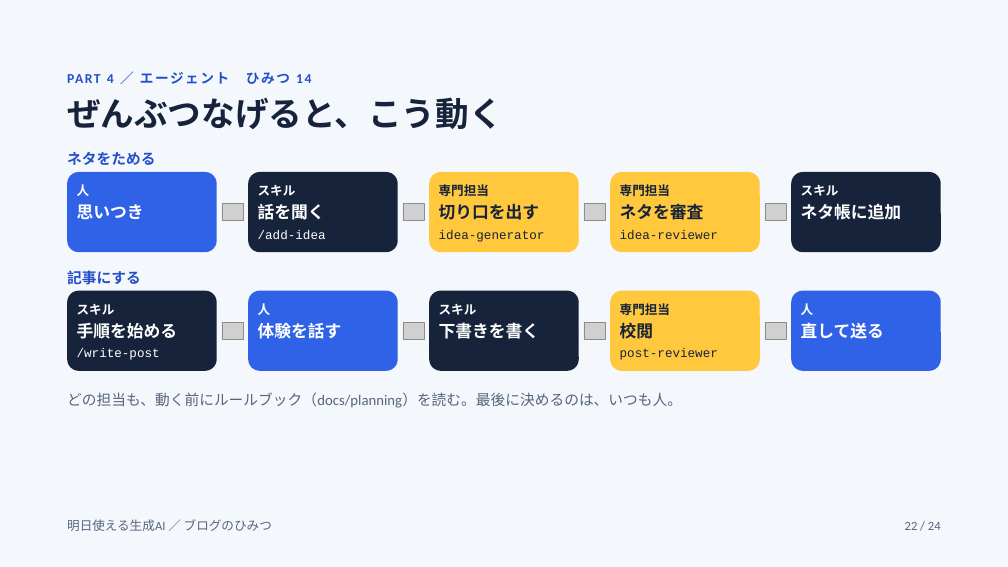
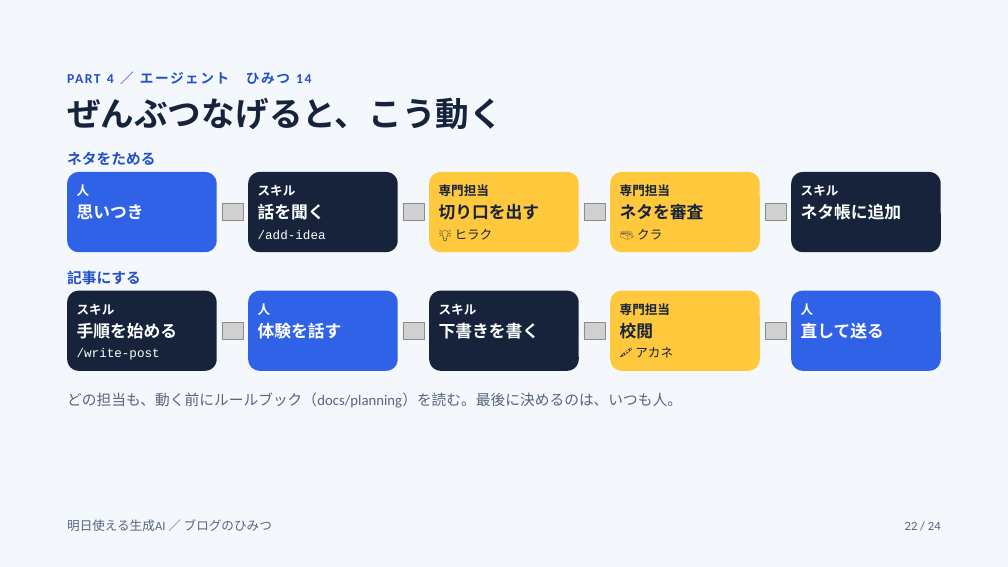
Before and after one commit to raindrop-aqua/blog-ap-sys, a slide deck: slide 22 of docs/reference/blog-secrets-slides/export/ブログのひみつ（仕組みと運営）.pptx. Drawn at 1008x567 pixels with LibreOffice and Linux fonts; fonts in the diff are those of the drawing; grey boxes stand for pictures. Boxes give left, top, right and bottom in pixels: in the first picture for what was removed or moved away, otherwise in the second. Text is boxed around its words. In the diff, an @@ line names an element or a change of style, - is before the commit and + after.

```diff
--- a/docs/reference/blog-secrets-slides/export/ブログのひみつ（仕組みと運営）.pptx
+++ b/docs/reference/blog-secrets-slides/export/ブログのひみつ（仕組みと運営）.pptx
@@ text at <box>455,229,493,240</box>: text changed @@
-idea-generator
+💡 ヒラク
@@ text at <box>637,229,662,240</box>: text changed @@
-idea-reviewer
+🗃️ クラ
@@ text at <box>635,347,673,358</box>: text changed @@
-post-reviewer
+🖍️ アカネ
```
Also in this commit, not shown: 3 other slides changed, 13 other files.
